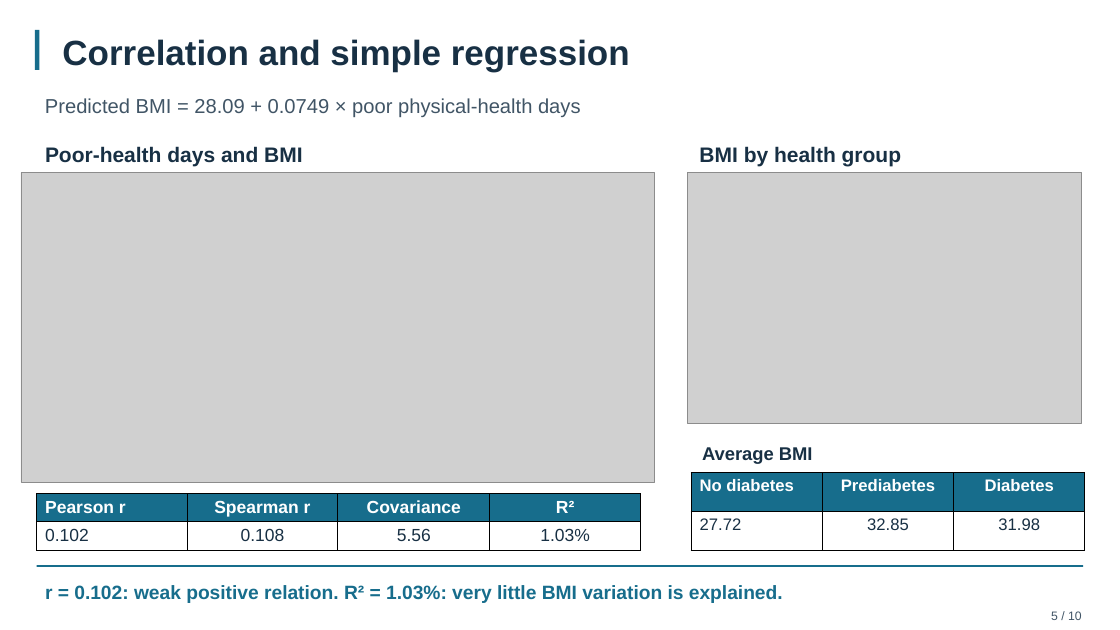
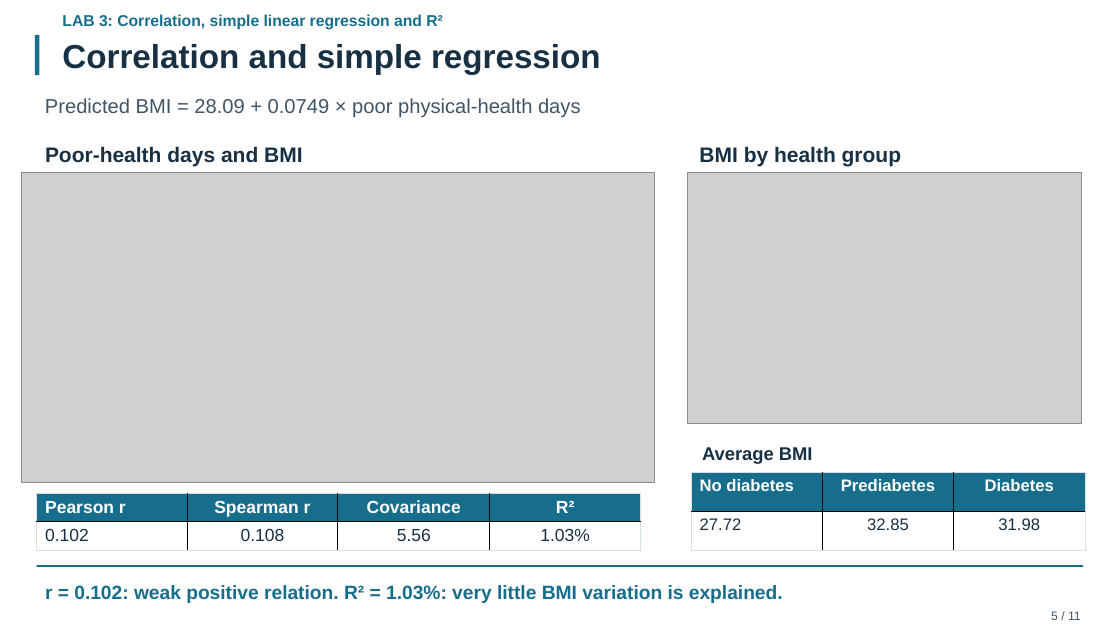
Before and after one commit to aryan8678/Maths-lab-project, a slide deck: slide 6 of submission/Diabetes_Statistics_Presentation.pptx. Drawn at 1120x630 pixels with LibreOffice and Linux fonts; fonts in the diff are those of the drawing; grey boxes stand for pictures. Boxes give left, top, right and bottom in pixels: in the first picture for what was removed or moved away, otherwise in the second. Text is boxed around its words. In the diff, an @@ line names an element or a change of style, - is before the commit and + after.

```diff
--- a/submission/Diabetes_Statistics_Presentation.pptx
+++ b/submission/Diabetes_Statistics_Presentation.pptx
@@ text added at <box>62,14,443,30</box>, 13.5 pt, text #176D8C, bold @@
+LAB 3: Correlation, simple linear regression and R²
@@ rectangle: place and size @@
-rectangle at <box>35,29,39,70</box>
+rectangle at <box>35,35,39,76</box>
@@ text "Correlation and simple regression" at <box>62,44,601,75</box>: size 30 to 28.5 pt @@
@@ table at <box>691,472,1085,550</box> @@
@@ borders changed @@
@@ table at <box>37,494,640,551</box> @@
@@ borders changed @@
@@ text at <box>1051,611,1081,620</box>: text changed @@
-5 / 10
+5 / 11
```
Also in this commit, not shown: 9 other slides changed, 2 slides added, 1 slide removed, 14 other files.
